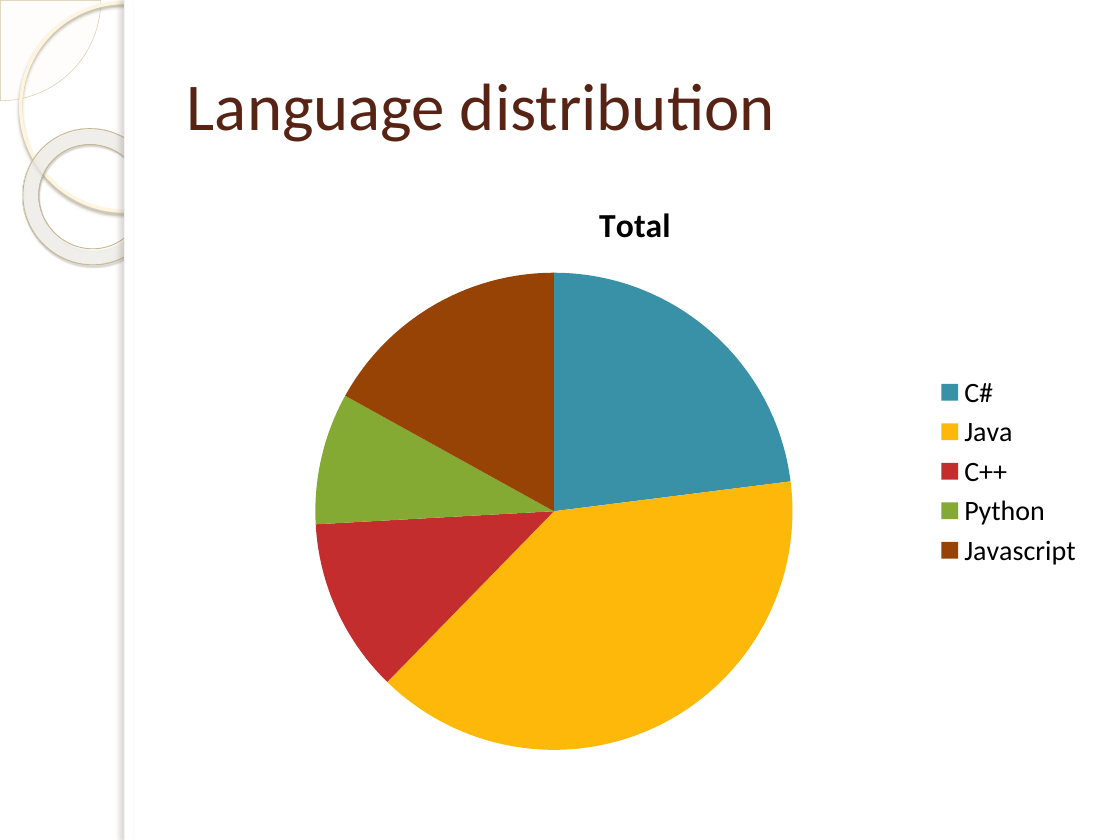
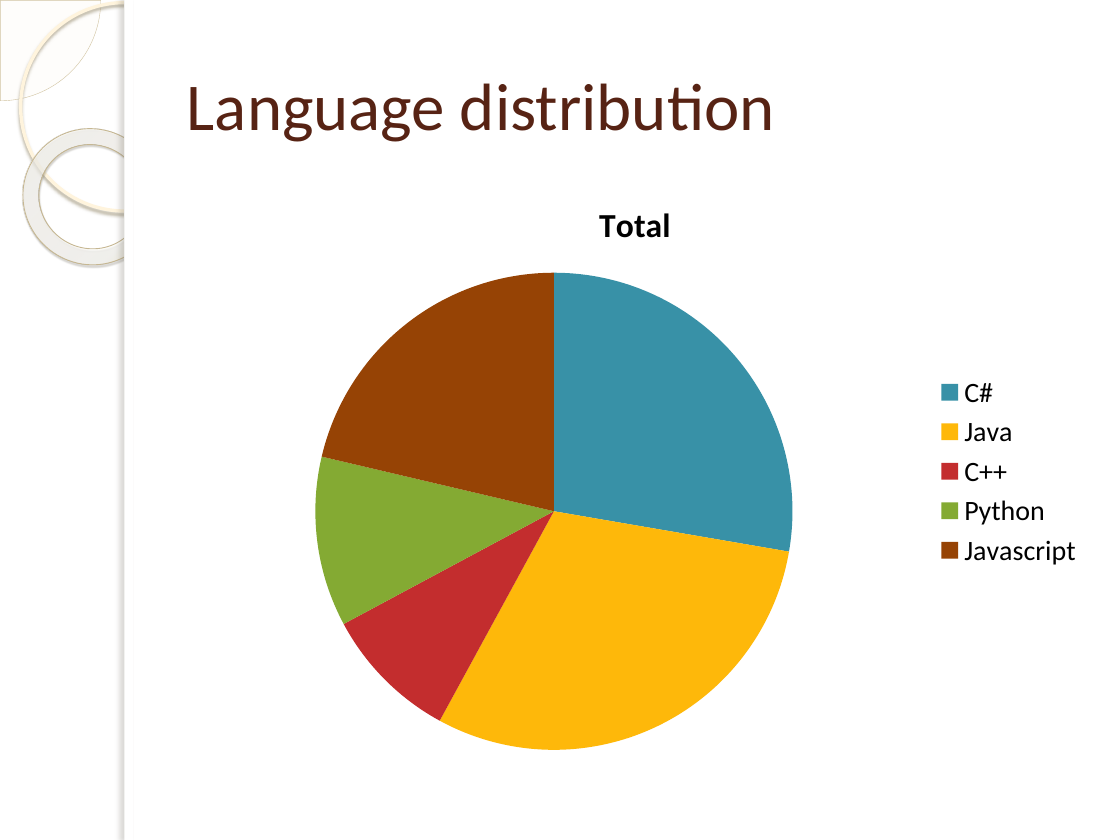
Before and after one commit to ngs-doo/TemplaterExamples, a slide deck: slide 3 of Intermediate/SharedCharts/result.pptx. Drawn at 1120x840 pixels with LibreOffice and Linux fonts; fonts in the diff are those of the drawing; background and template pictures are left out. Boxes give left, top, right and bottom in pixels: in the first picture for what was removed or moved away, otherwise in the second. Text is boxed around its words. In the diff, an @@ line names an element or a change of style, - is before the commit and + after.

```diff
--- a/Intermediate/SharedCharts/result.pptx
+++ b/Intermediate/SharedCharts/result.pptx
@@ pie chart at box(176, 177, 1094, 765) @@
-Total: 23, 39, 12, 9, 17
+Total: 28, 30, 9, 12, 21
```
Also in this commit, not shown: 1 other slide changed, 1 slide added, 45 other files.
